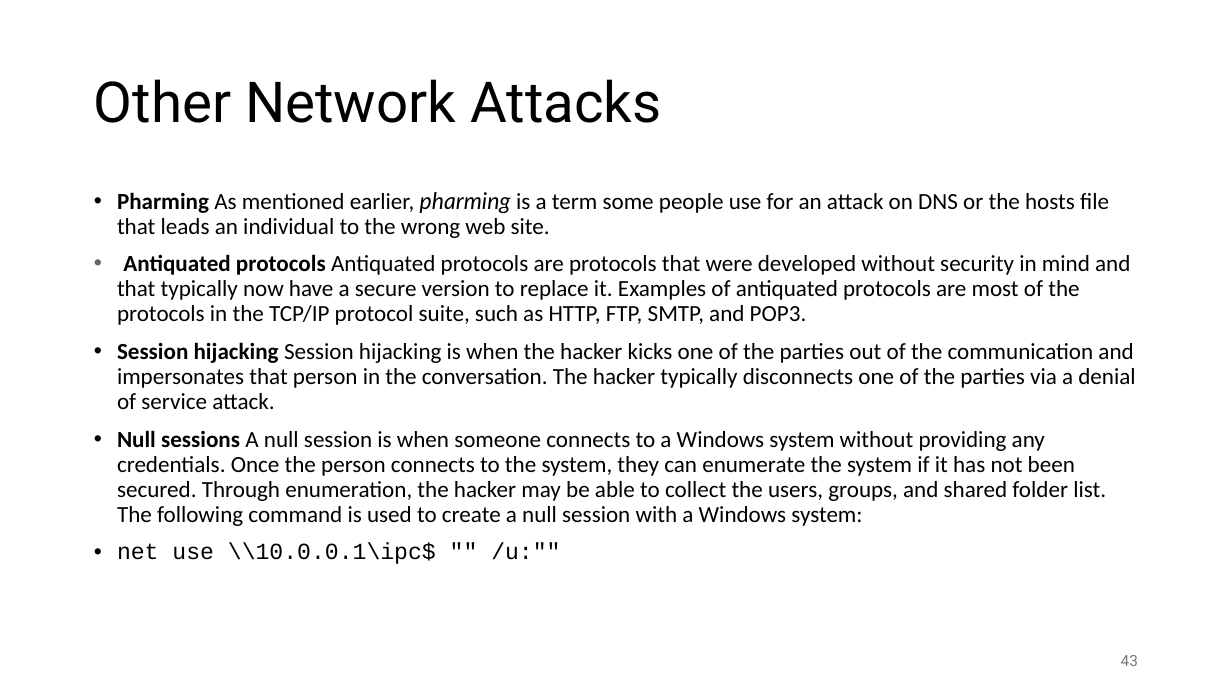
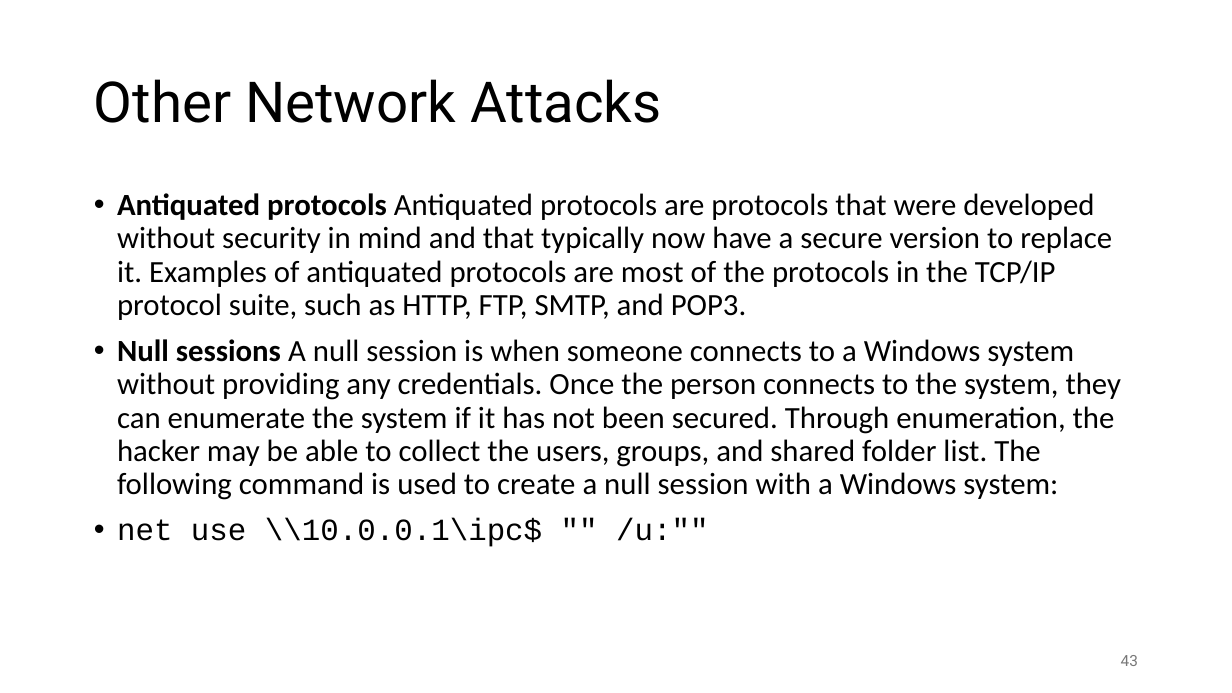
Before and after one commit to shakiliitju/M.Sc-in-ICT, a slide deck: slide 43 of Semester 2/Applied Cyber Security/Lecture/L4.pptx. Drawn at 1232x693 pixels with LibreOffice and Linux fonts; fonts in the diff are those of the drawing. Boxes give left, top, right and bottom in pixels: in the first picture for what was removed or moved away, otherwise in the second. Text is boxed around its words. In the diff, an @@ line names an element or a change of style, - is before the commit and + after.

```diff
--- a/Semester 2/Applied Cyber Security/Lecture/L4.pptx
+++ b/Semester 2/Applied Cyber Security/Lecture/L4.pptx
@@ text "Antiquated protocols Antiquated protocols are ..." at [117, 193, 1122, 547]: size 18 to 24 pt @@
@@ text at [117, 192, 1109, 238]: paragraph removed @@
-• Pharming As mentioned earlier, pharming is a term some people use for an attack on DNS or the hosts file that leads an individual to the wrong web site.
@@ text at [117, 342, 1135, 409]: paragraph removed @@
-• Session hijacking Session hijacking is when the hacker kicks one of the parties out of the communication and impersonates that person in the conversation. The hacker typically disconnects one of the parties via a denial of service attack.
```
Also in this commit, not shown: 4 other slides changed, 1 slide added, 8 other files.
